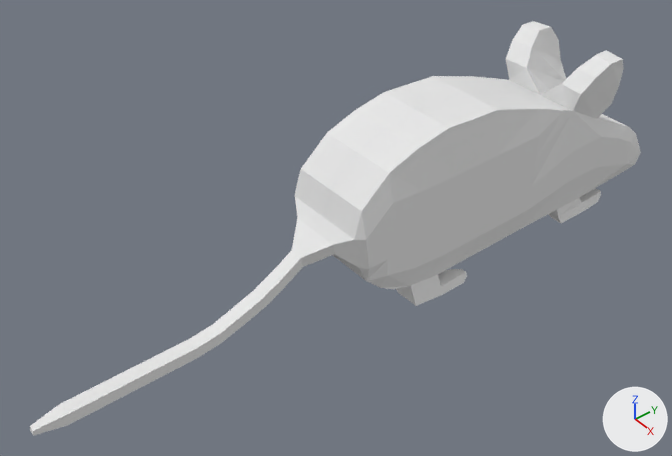
The Blender file Source/Gnomes/Assets/Blender Models/Mouse/MouseAnimated.blend: old version first, new version second.
Both versions are drawn from a 50 mm camera at (10.08, -9.52, 7.81) aimed at (0.71, -1.97, -1.06). The lights are fixed; the arrows at lower right show +X, +Y and +Z.

Objects in the first picture: 'Body'.
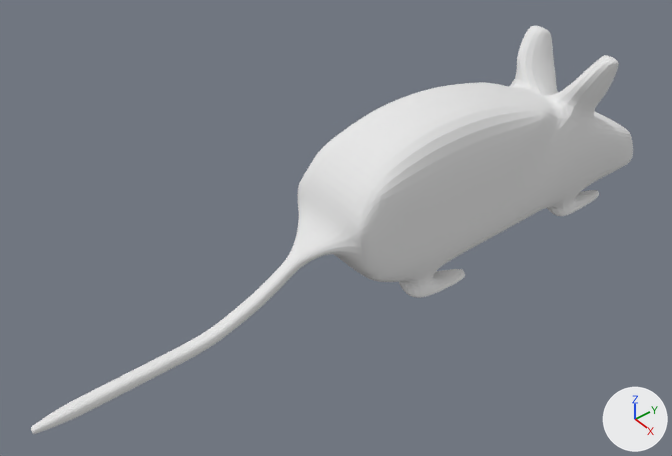
Commit message: Mouse improved

Pixel boxes (x1, y1, x2, y2) of what changed, in the pictures (672 x 456 px):
'Body', modifiers changed
    before: (30, 21, 641, 436)
    after: (31, 26, 633, 434)

The edits, one by one:
Object 'Body' (ob_body) gains a SUBSURF modifier named 'Subsurf'.
Modifier setting: levels = 2.
